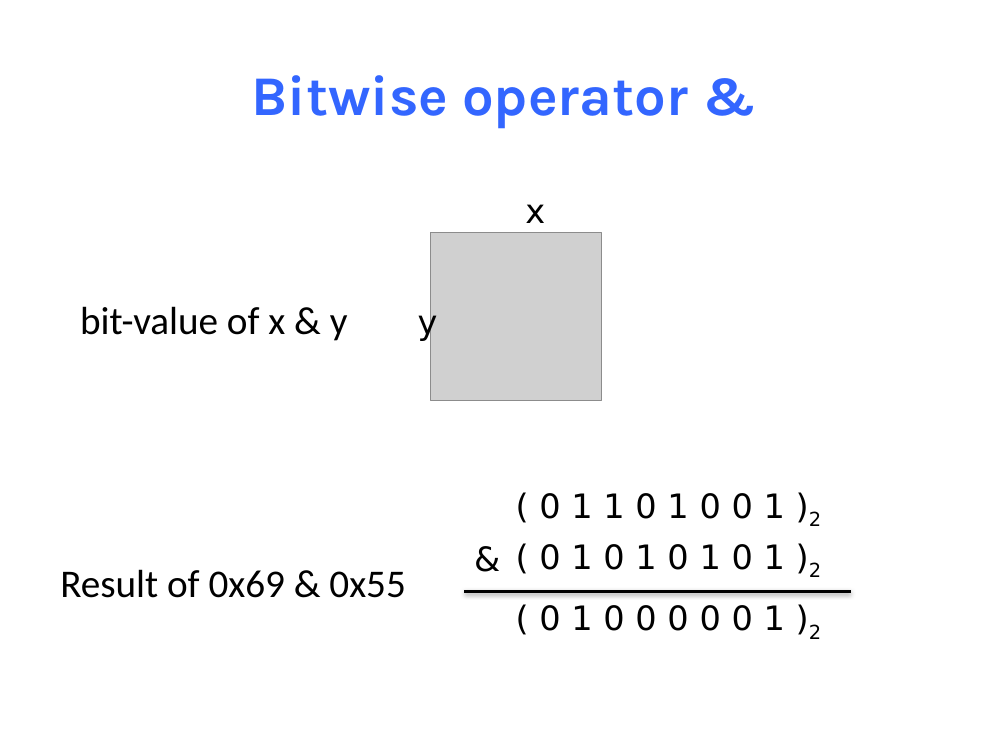
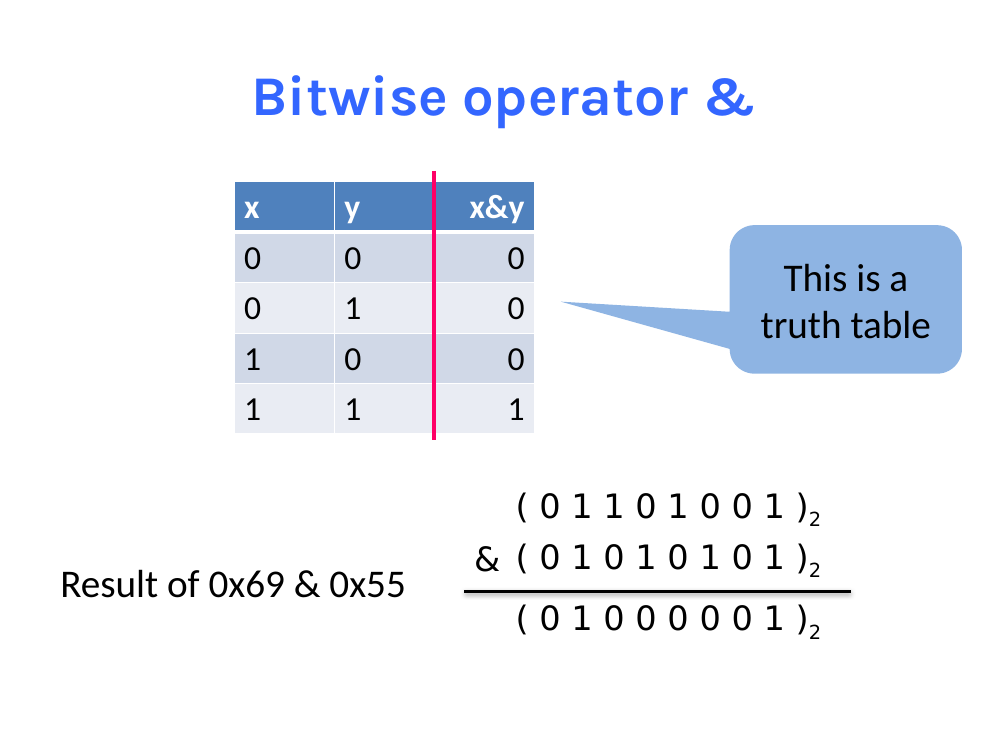
Before and after one commit to NYU-CSO/nyu-cso.github.io, a slide deck: slide 20 of notes/04-C_Basics.pptx. Drawn at 1008x756 pixels with LibreOffice and Linux fonts; fonts in the diff are those of the drawing; grey boxes stand for pictures. Boxes give left, top, right and bottom in pixels: in the first picture for what was removed or moved away, otherwise in the second. Text is boxed around its words. In the diff, an @@ line names an element or a change of style, - is before the commit and + after.

```diff
--- a/notes/04-C_Basics.pptx
+++ b/notes/04-C_Basics.pptx
@@ line added from (434, 171) to (434, 440), #FF0066 3 pt @@
@@ table added at bbox=[234, 181, 533, 433], 5 rows, 3 columns @@
+x | y | x&y
+0 | 0 | 0
+0 | 1 | 0
+1 | 0 | 0
+1 | 1 | 1
@@ text removed at bbox=[525, 204, 545, 223] @@
-x
@@ picture removed at bbox=[430, 233, 601, 401] @@
@@ rounded speech box added at bbox=[730, 225, 962, 373], fill #8EB4E3, 28 pt, text #000000 @@
+This is a truth table
@@ text removed at bbox=[80, 306, 348, 341] @@
-bit-value of x & y
@@ text removed at bbox=[418, 307, 438, 342] @@
-y
```
Also in this commit, not shown: 32 other slides changed, 1 slide added, 1 slide removed, 1 other file.
